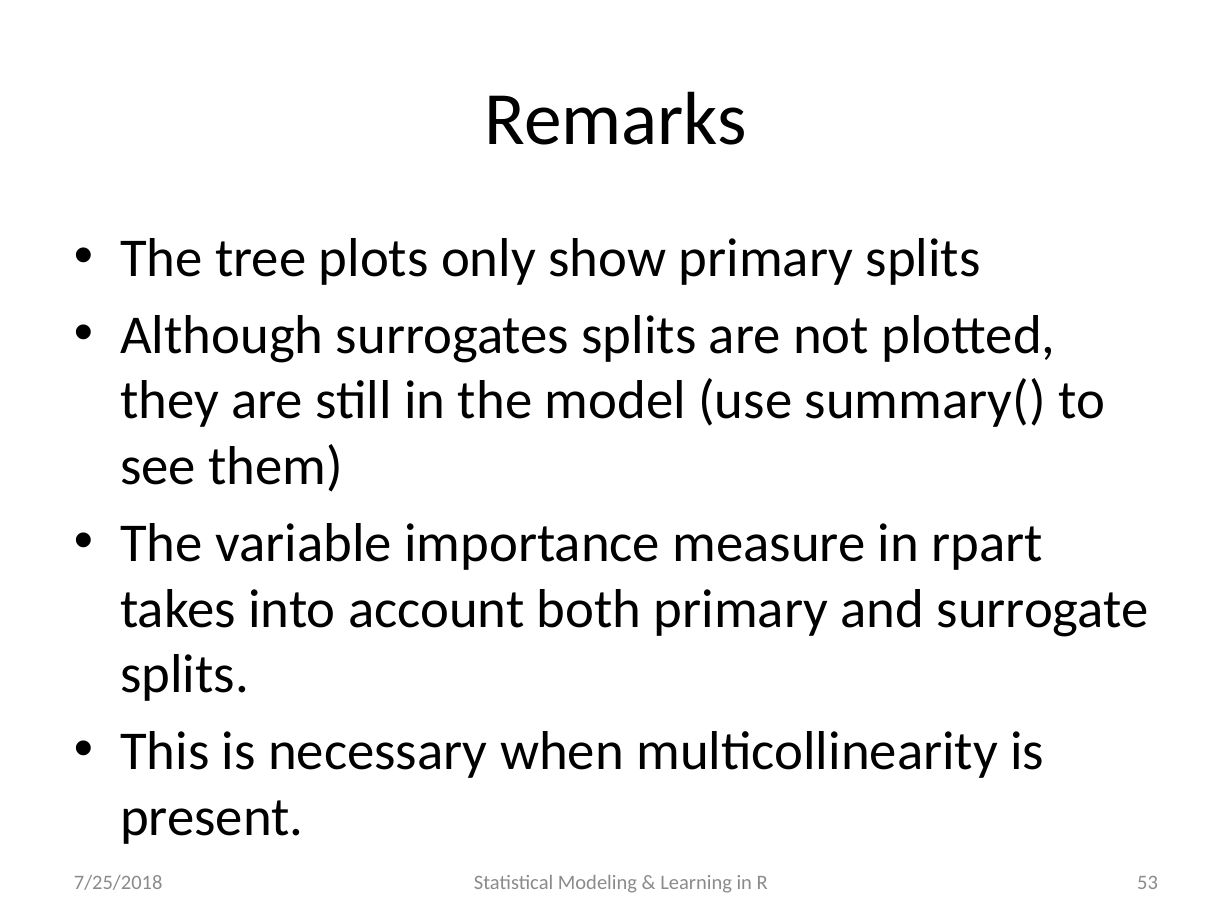
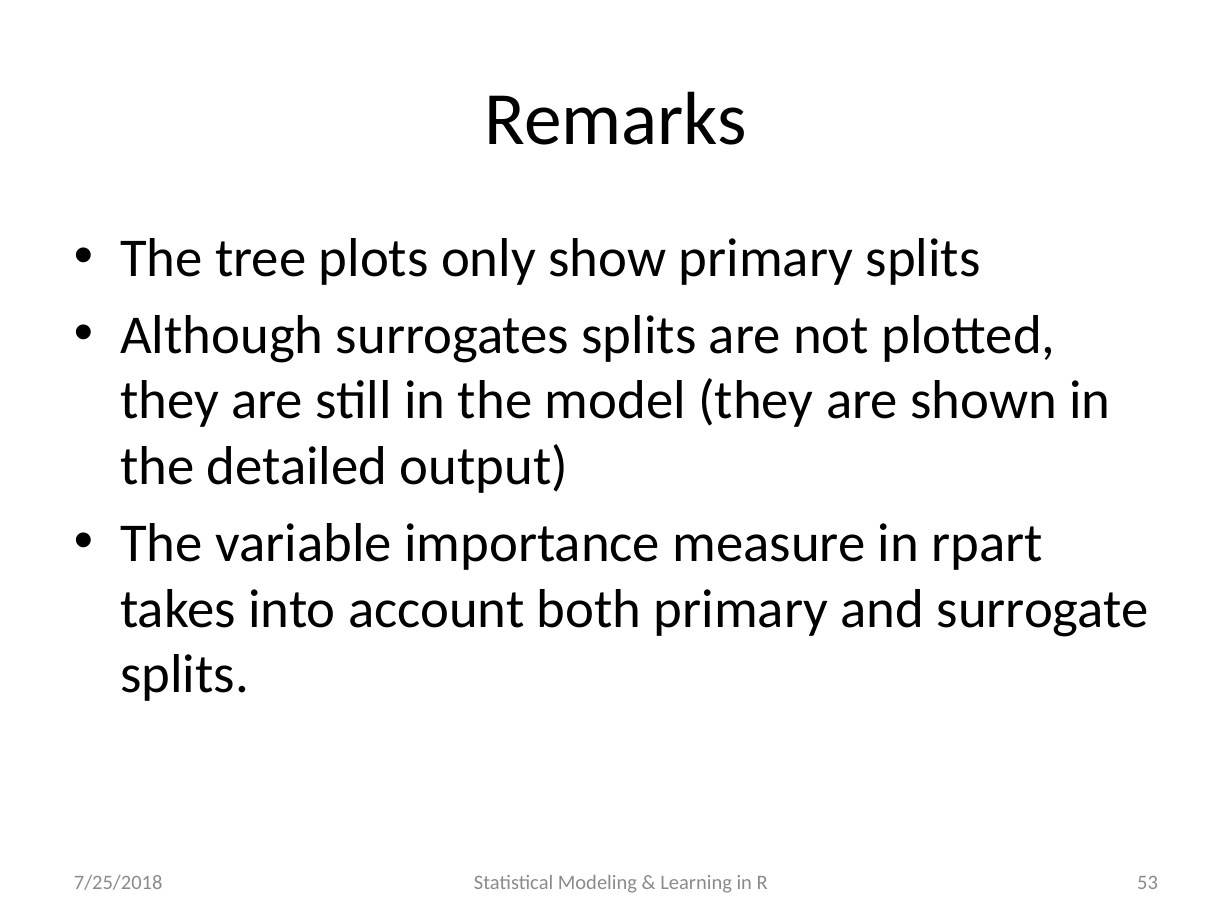
Before and after one commit to katherinesimeon/Statistical-Modeling-and-Learning-in-R, a slide deck: slide 53 of main.pptx. Drawn at 1232x924 pixels with LibreOffice and Linux fonts; fonts in the diff are those of the drawing. Boxes give left, top, right and bottom in pixels: in the first picture for what was removed or moved away, otherwise in the second. Text is boxed around its words. In the diff, an @@ line names an element or a change of style, - is before the commit and + after.

```diff
--- a/main.pptx
+++ b/main.pptx
@@ text at [120, 315, 1110, 493]: text changed @@
-• Although surrogates splits are not plotted, they are still in the model (use summary() to see them)
+• Although surrogates splits are not plotted, they are still in the model (they are shown in the detailed output)
@@ text at [120, 731, 1044, 844]: paragraph removed @@
-• This is necessary when multicollinearity is present.
```
Also in this commit, not shown: 5 other slides changed, 1 other file.
